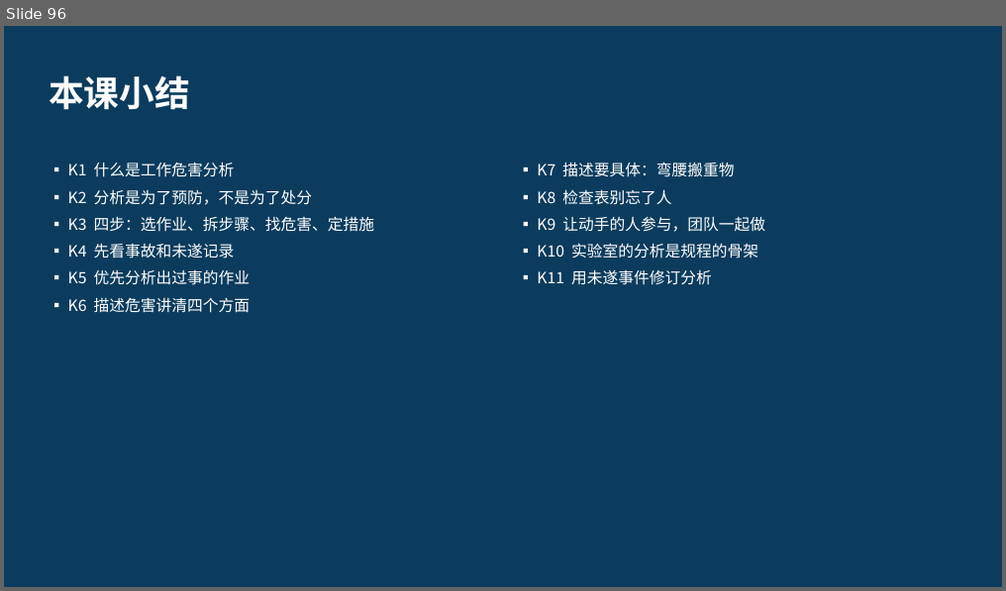
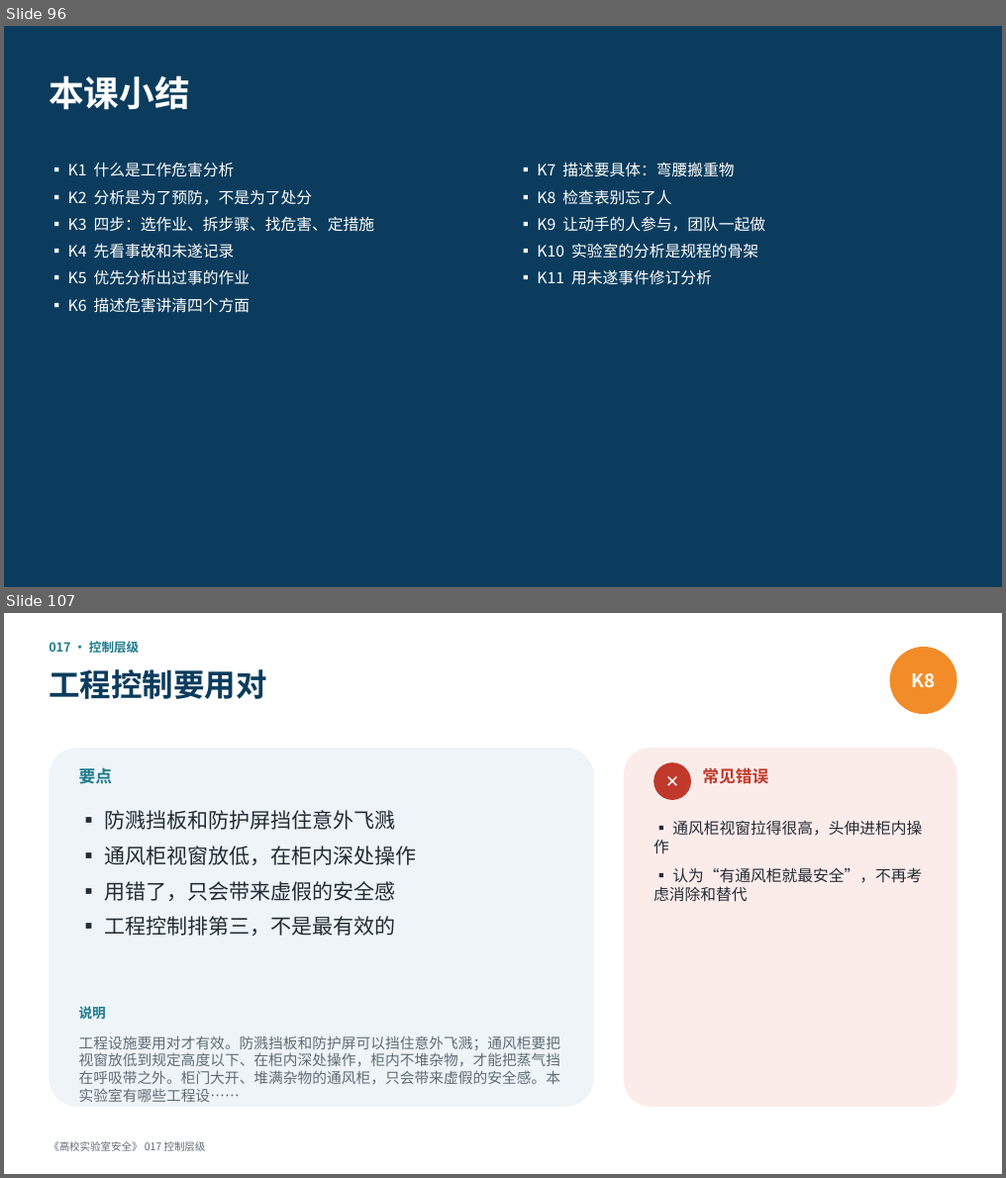
Before and after one commit to hanrongwx-max/videoyoutubo, a slide deck: course/高校实验室安全/课件/第2章_危险源辨识与风险评估.pptx. Shown one above the other, each under a label of ours: slide 96 before the commit, slides 96 and 107 after it; the slides between them are not shown. The pictures are 1006x591 and 1006x1178 pixels, drawn with LibreOffice and Linux fonts; fonts in the diff are those of the drawing. Boxes give left, top, right and bottom in pixels: in the first picture for what was removed or moved away, otherwise in the second. Text is boxed around its words. In the diff, an @@ line names an element or a change of style, - is before the commit and + after.

```diff
--- a/course/高校实验室安全/课件/第2章_危险源辨识与风险评估.pptx
+++ b/course/高校实验室安全/课件/第2章_危险源辨识与风险评估.pptx
@@ slide 107 added at (4, 613, 1002, 1174), background #FFFFFF @@
@@ text added at (49, 638, 139, 655), 12 pt, text #1D7A8C, bold @@
+017 · 控制层级
@@ text added at (49, 669, 266, 699), 30 pt, text #0B3C5D, bold @@
+工程控制要用对
@@ ellipse added at (890, 647, 957, 714), fill #F28C28, 18 pt, text #FFFFFF, bold @@
+K8
@@ rounded rectangle added at (49, 748, 594, 1107), fill #EEF4F7 @@
@@ rounded rectangle added at (624, 748, 957, 1107), fill #FBECEA @@
@@ text added at (79, 768, 113, 784), 16 pt, text #1D7A8C, bold @@
+要点
@@ ellipse added at (653, 762, 691, 800), fill #C0392B, 16 pt, text #FFFFFF, bold @@
+✕
@@ text added at (702, 768, 768, 784), 16 pt, text #C0392B, bold @@
+常见错误
@@ text added at (104, 810, 417, 936), 20 pt, text #222B33 @@
+▪ 防溅挡板和防护屏挡住意外飞溅
+▪ 通风柜视窗放低，在柜内深处操作
+▪ 用错了，只会带来虚假的安全感
+▪ 工程控制排第三，不是最有效的
@@ text added at (653, 820, 922, 902), 15 pt, text #222B33 @@
+▪ 通风柜视窗拉得很高，头伸进柜内操作
+▪ 认为“有通风柜就最安全”，不再考虑消除和替代
@@ text added at (79, 1007, 106, 1019), 13 pt, text #1D7A8C, bold @@
+说明
@@ text added at (79, 1036, 560, 1084), 14 pt, text #5F6B75 @@
+工程设施要用对才有效。防溅挡板和防护屏可以挡住意外飞溅；通风柜要把视窗放低到规定高度以下、在柜内深处操作，柜内不堆杂物，才能把蒸气挡在呼吸带之外。柜门大开、堆满杂物的通风柜，只会带来虚假的安全感。本实验室有哪些工程设……
@@ text added at (49, 1142, 206, 1152), 10 pt, text #5F6B75 @@
+《高校实验室安全》 017 控制层级
```
Also in this commit, not shown: 22 other slides added, 3 other files.
